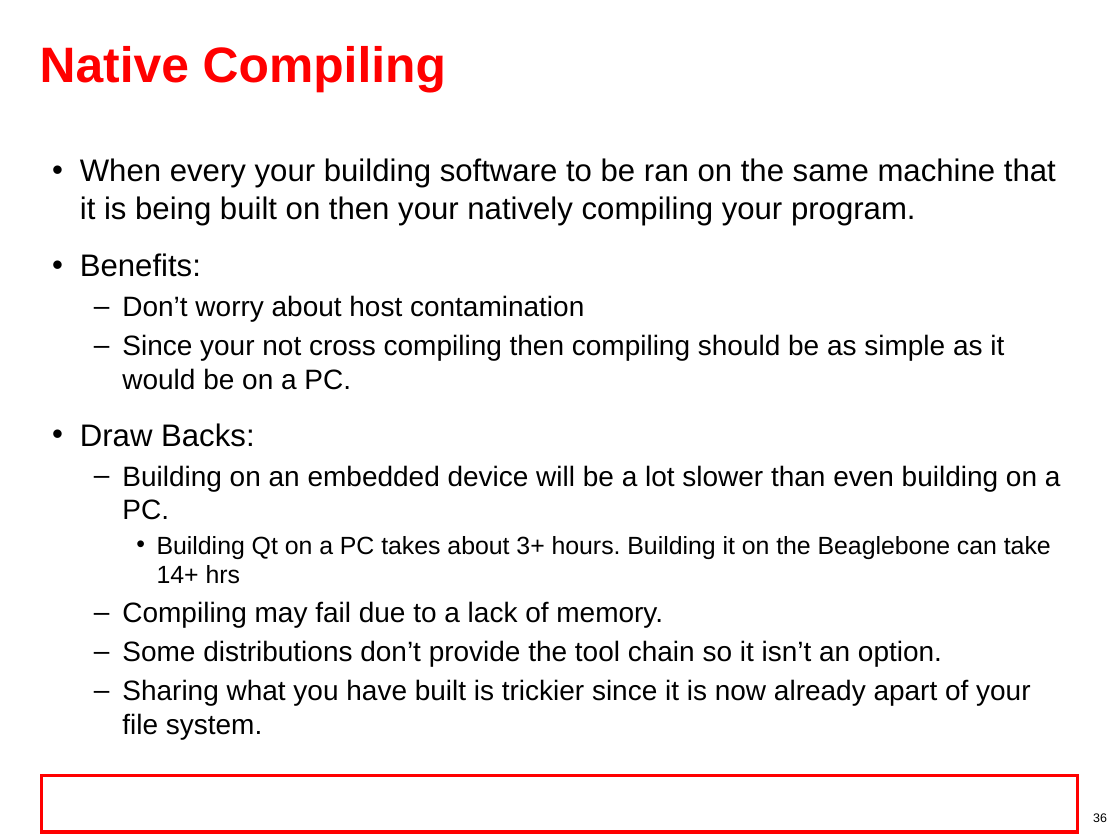
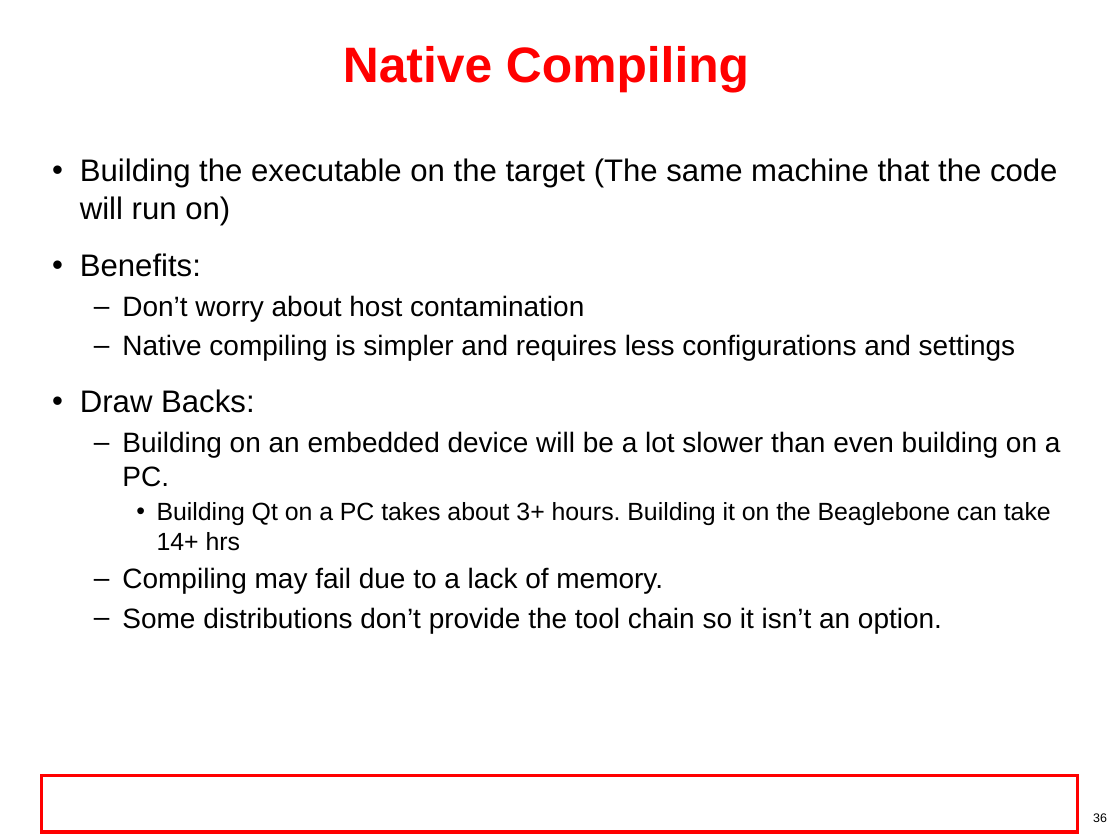
Before and after one commit to hari1989/keystone-workshop, a slide deck: slide 36 of preliminary/Working/presentations/Sitara/sitara_boot_camp_toolchain_Ran.pptx. Drawn at 1120x840 pixels with LibreOffice and Linux fonts; fonts in the diff are those of the drawing; background and template pictures are left out. Boxes give left, top, right and bottom in pixels: in the first picture for what was removed or moved away, otherwise in the second. Text is boxed around its words. In the diff, an @@ line names an element or a change of style, - is before the commit and + after.

```diff
--- a/preliminary/Working/presentations/Sitara/sitara_boot_camp_toolchain_Ran.pptx
+++ b/preliminary/Working/presentations/Sitara/sitara_boot_camp_toolchain_Ran.pptx
@@ title "Native Compiling" at box(343, 46, 749, 93): alignment left to centre @@
@@ text at box(80, 158, 1058, 225): text changed @@
-• When every your building software to be ran on the same machine that it is being built on then your natively compiling your program.
+• Building the executable on the target (The same machine that the code will run on)
@@ text at box(122, 334, 1015, 361): text changed @@
-  – Since your not cross compiling then compiling should be as simple as it would be on a PC.
+  – Native compiling is simpler and requires less configurations and settings
@@ text at box(122, 679, 1030, 735): paragraph removed @@
-  – Sharing what you have built is trickier since it is now already apart of your file system.
```
Also in this commit, not shown: 17 other slides changed.
